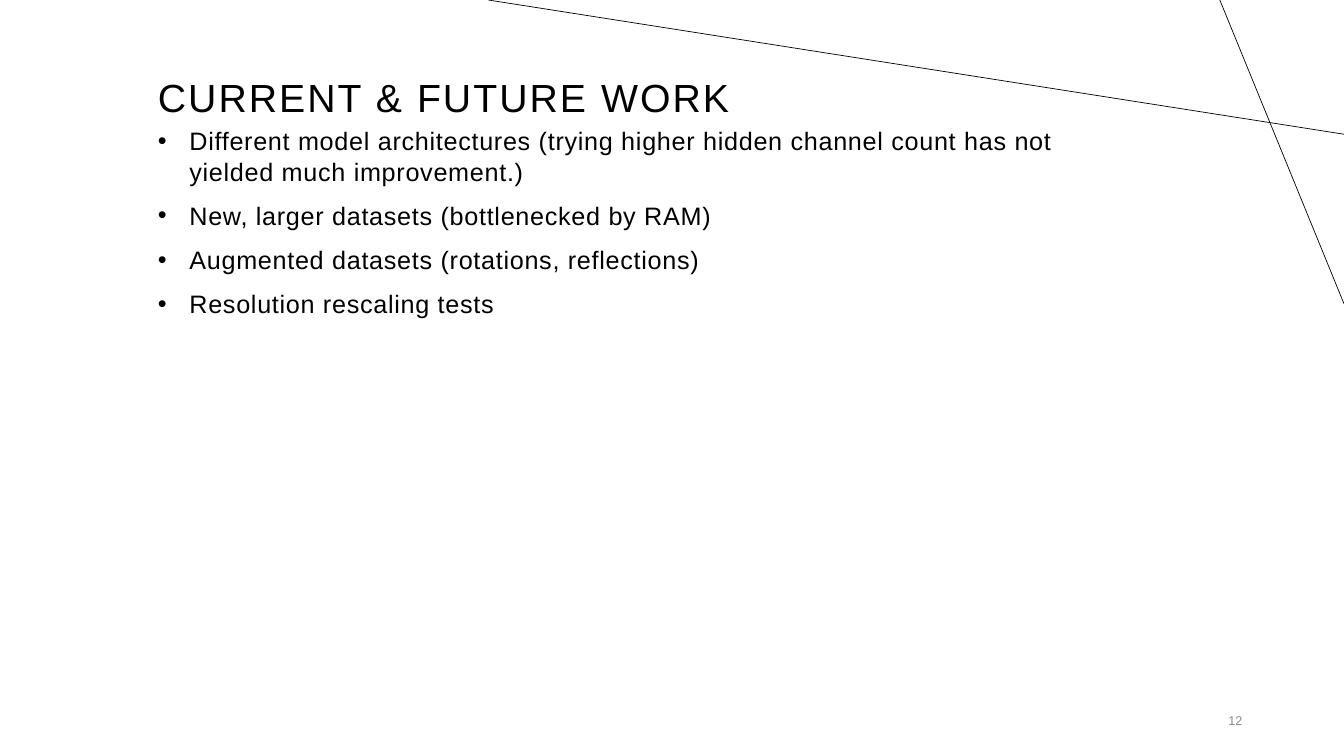
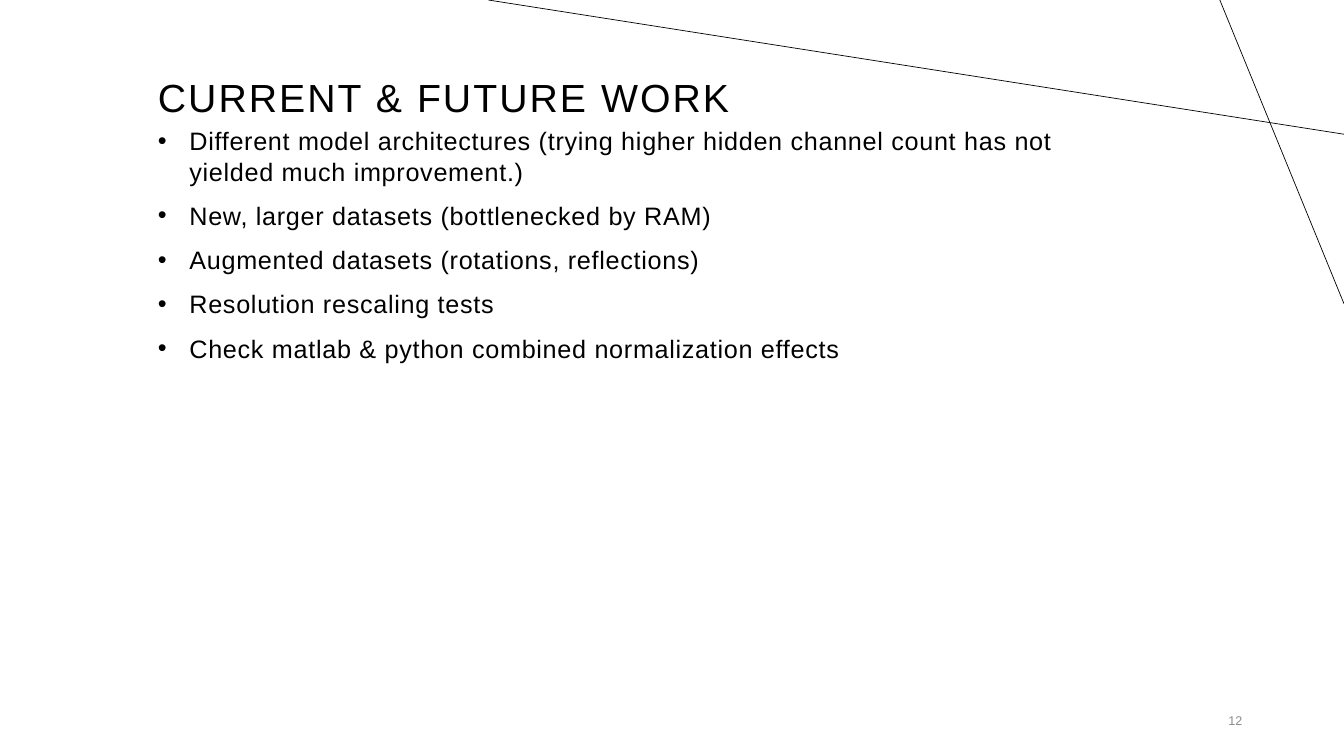
Before and after one commit to trutheresy/NO-2D-Metamaterials, a slide deck: slide 12 of Fourier Neural Operators.pptx. Drawn at 1344x756 pixels with LibreOffice and Linux fonts; fonts in the diff are those of the drawing. Boxes give left, top, right and bottom in pixels: in the first picture for what was removed or moved away, otherwise in the second. Text is boxed around its words. In the diff, an @@ line names an element or a change of style, - is before the commit and + after.

```diff
--- a/Fourier Neural Operators.pptx
+++ b/Fourier Neural Operators.pptx
@@ text at box(189, 339, 839, 363): paragraph added @@
+• Check matlab & python combined normalization effects
```
